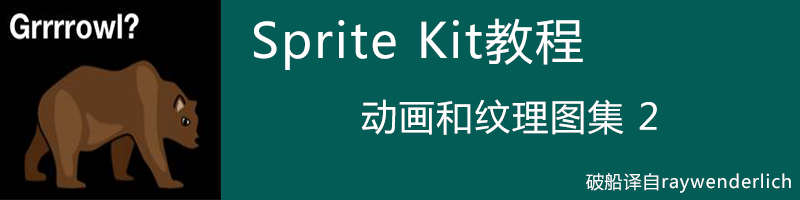
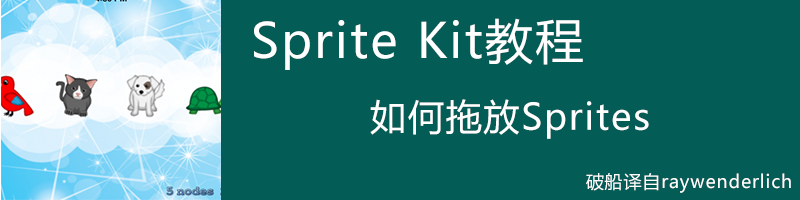
Layer changes from the first 800 x 200 image to the second:
added group "Sprite Kit教程 如何拖放Sprites" with 6 layers above "Sprite Kit教程 动画和纹理图集" over [1, 0, 657, 200]
added group "0" (1st of 3, in "Sprite Kit教程 如何拖放Sprites") with 5 layers in group "Sprite Kit教程 如何拖放Sprites" over [1, 0, 657, 200]
added layer "如何拖放Sprites" in group "0" over [370, 99, 649, 139]
added layer "DragDrop_WiggleRun-330x330" in group "0" over [1, 0, 221, 200]
added layer "图层 0" (1st of 8, in "Sprite Kit教程 如何拖放Sprites" › "0") in group "0" over [1, 0, 657, 200]
hid group "Sprite Kit教程 动画和纹理图集" (18 layers) over [0, 0, 657, 200]
